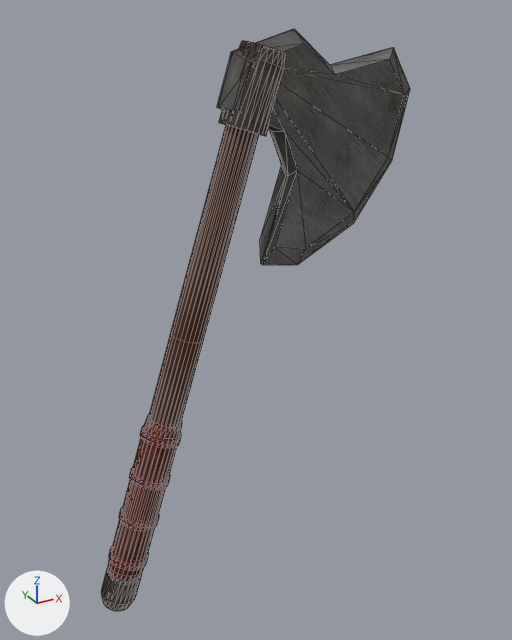
The OBJ model assets/source/art/inventory_models_647/axes/editable/war_axe.obj, before and after one commit.
Camera for both pictures: a 50 mm camera at (-15.3, -58.7, 59.7) aimed at (17.1, 0.2, 30.2). Every picture has the same lights, and +X, +Y and +Z are marked at lower left. The first picture is the older version. Mesh edges are drawn as thin lines. Where no turn or scale is listed for an object, it has been applied to the vertices. Vertices at exactly the same position are counted once.

Names of what the first picture shows: 'war_axe'.
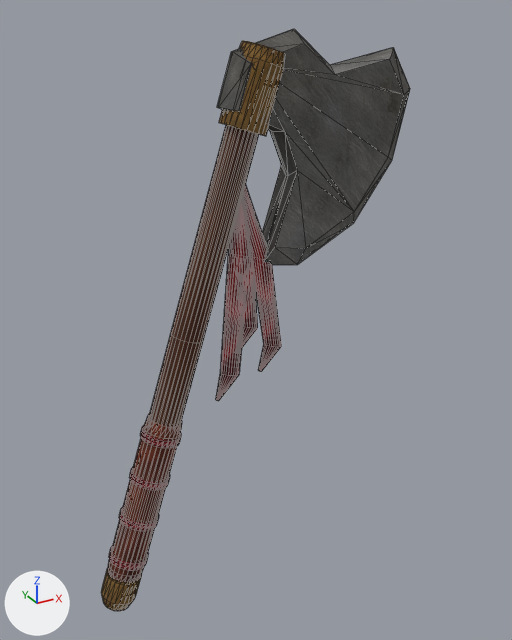
The newer file is also rescaled (x2.0) as a whole; pictures and numbers use the older file's frame.

Changed parts and their boxes [x1, y1, x2, y2] in the pictures (512 x 640 px; the box of a moved part takes in the faces that stretch with it):
```json
{"part": 1, "of": "me_war_axe", "change": "added", "after": [216, 184, 281, 401]}
{"part": 2, "of": "me_war_axe", "change": "moved or reshaped", "before": [171, 125, 259, 343], "after": [171, 125, 259, 343]}
{"part": 3, "of": "me_war_axe", "change": "surface changed", "before": [101, 41, 284, 611], "after": [101, 41, 284, 611]}
```

The change, as JSON lines over the scene's bpy script:
```json
{"block": "me_war_axe", "where": "# used by ob_war_axe; location = (0.0, 0.0, 0.0)"}
{"op": "remove", "block": "me_war_axe", "code": "me_war_axe.from_pydata(...)  # 591 vertices, 1148 faces; spans x -1.8..34.8, y -2.0..2.0, z 0.0..58.0"}
{"op": "add", "block": "me_war_axe", "code": "me_war_axe.from_pydata(...)  # 835 vertices, 1676 faces; spans x -1.8..34.8, y -2.0..2.0, z 0.0..58.0"}
{"block": "me_war_axe", "change": "me_war_axe part 1: a new loose piece of 243 vertices spanning x 12.2..20.1, y -0.5..0.5, z 22.1..46.4, in mat_red (picture img_materials_png_001)"}
{"block": "me_war_axe", "change": "me_war_axe part 2"}
{"block": "me_war_axe", "change": "24 vertices are removed from x 16.3..19.3, y -1.4..1.4, z 56.0..56.9"}
{"block": "me_war_axe", "change": "72 faces are deleted"}
{"block": "me_war_axe", "change": "25 vertices are added at x 16.2..19.2, y -1.4..1.4, z 55.7..56.7"}
{"block": "me_war_axe", "change": "72 new faces join them, mat_wood (picture img_wood_png)"}
{"block": "me_war_axe", "change": "me_war_axe part 3: 288 kept faces spanning x -1.8..19.8, y -2.0..2.0, z 0.0..57.1 get new texture (UV) coordinates"}
```
